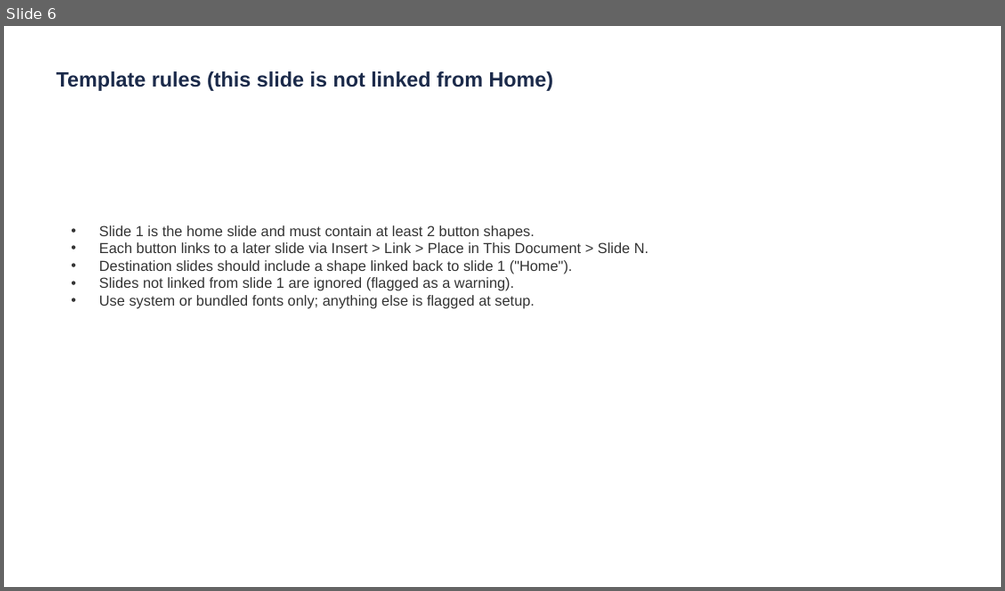
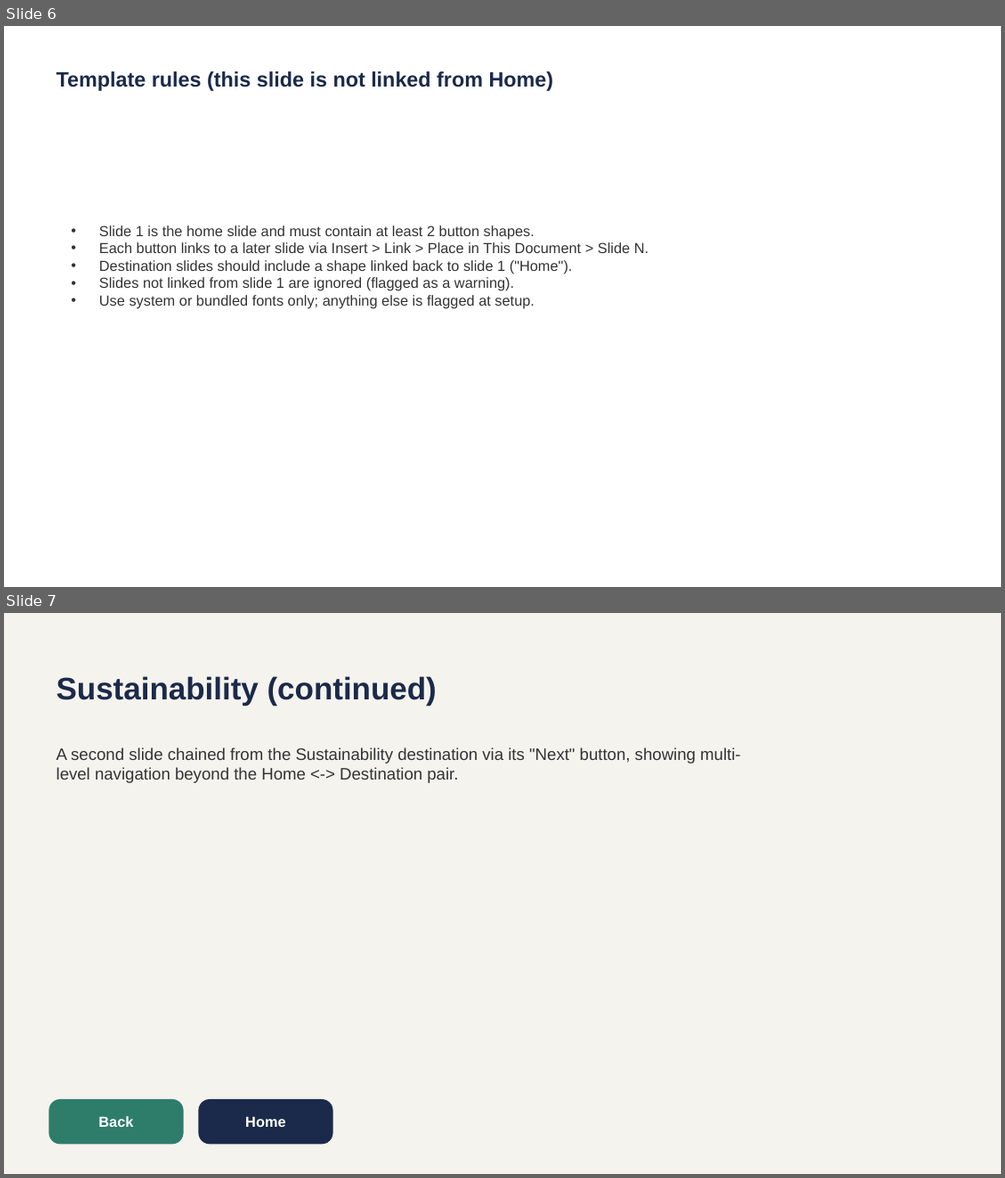
Before and after one commit to grahamlehr/stuPad, a slide deck: public/template.pptx. Shown one above the other, each under a label of ours: slide 6 before the commit, slides 6 and 7 after it. The pictures are 1005x591 and 1005x1178 pixels, drawn with LibreOffice and Linux fonts; fonts in the diff are those of the drawing. Boxes give left, top, right and bottom in pixels: in the first picture for what was removed or moved away, otherwise in the second. Text is boxed around its words. In the diff, an @@ line names an element or a change of style, - is before the commit and + after.

```diff
--- a/public/template.pptx
+++ b/public/template.pptx
@@ slide 7 added at (4,613,1001,1174), background #F5F3EE @@
@@ text added at (57,676,437,706), 30 pt, text #1B2A4A, bold @@
+Sustainability (continued)
@@ text added at (57,747,740,783), 16 pt, text #333333 @@
+A second slide chained from the Sustainability destination via its "Next" button, showing multi-level navigation beyond the Home <-> Destination pair.
@@ rounded rectangle added at (48,1099,184,1144), fill #2E7D6B, 14 pt, text #FFFFFF, bold @@
+Back
@@ rounded rectangle added at (198,1099,333,1144), fill #1B2A4A, 14 pt, text #FFFFFF, bold @@
+Home
```
Also in this commit, not shown: 1 slide changed, 32 other files.
